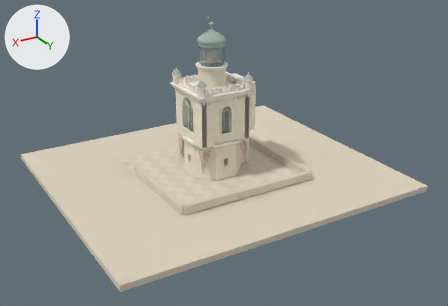
One commit to the glTF model docs/assets/models/lighthouse-ours.glb: the scene before it, then after it.
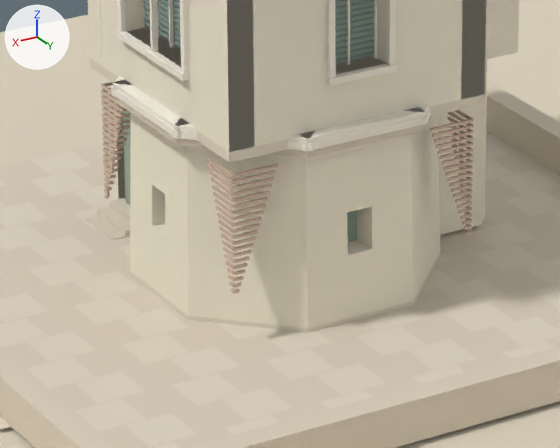
Each version appears first whole from a 50 mm camera at (30.8, 53.7, 28.4) aimed at (0.1, 2.6, 2.8), and next in a close-up on the part from 36% to 59% of the width and 39% to 66% of the height. Lighting does not change. The marker at upper left points along +X, +Y and +Z. The older version's two pictures come first. Where no turn or scale is listed for an object, it has been applied to the vertices. Vertices at exactly the same position are counted once.
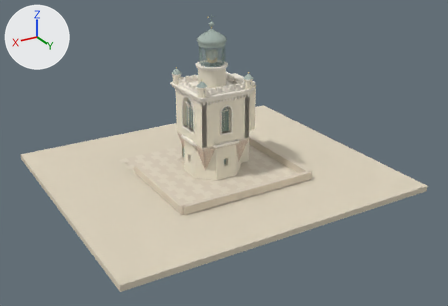
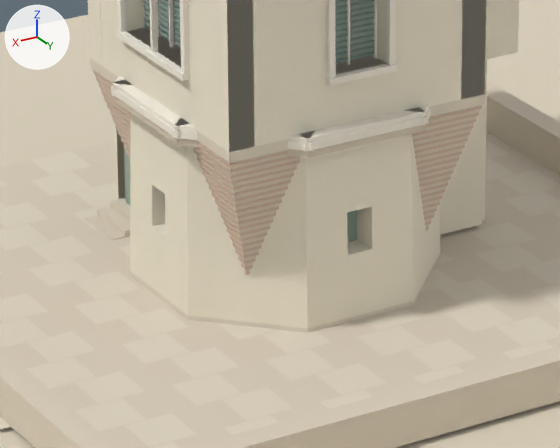
Where the change shows, as pixel boxes [x1, y1, x2, y2] in the close-ups (560 x 448 px; the box of a moved part takes in the faces that stretch with it):
```json
{"part": 1, "of": "me_mesh_0", "change": "moved or reshaped", "before": [464, 226, 472, 230], "after": [425, 221, 431, 225]}
{"part": 2, "of": "me_mesh_0", "change": "moved or reshaped", "before": [462, 220, 472, 225], "after": [424, 215, 434, 220]}
{"part": 3, "of": "me_mesh_0", "change": "moved or reshaped", "before": [460, 214, 472, 219], "after": [423, 209, 437, 214]}
{"part": 4, "of": "me_mesh_0", "change": "moved or reshaped", "before": [457, 202, 472, 208], "after": [423, 202, 439, 209]}
{"part": 5, "of": "me_mesh_0", "change": "moved or reshaped", "before": [455, 196, 472, 203], "after": [422, 196, 442, 203]}
{"part": 6, "of": "me_mesh_0", "change": "moved or reshaped", "before": [451, 184, 472, 192], "after": [421, 190, 445, 198]}
{"part": 7, "of": "me_mesh_0", "change": "moved or reshaped", "before": [449, 179, 472, 187], "after": [420, 183, 448, 192]}
{"part": 8, "of": "me_mesh_0", "change": "moved or reshaped", "before": [447, 172, 472, 181], "after": [419, 177, 450, 187]}
{"part": 9, "of": "me_mesh_0", "change": "moved or reshaped", "before": [441, 155, 473, 165], "after": [419, 171, 453, 181]}
{"part": 10, "of": "me_mesh_0", "change": "moved or reshaped", "before": [440, 149, 473, 159], "after": [418, 164, 456, 176]}
{"part": 11, "of": "me_mesh_0", "change": "moved or reshaped", "before": [454, 110, 474, 120], "on screen": "not visible afterwards"}
{"part": 12, "of": "me_mesh_0", "change": "moved or reshaped", "before": [430, 119, 473, 132], "after": [417, 158, 459, 170]}
{"part": 13, "of": "me_mesh_0", "change": "added", "after": [416, 152, 462, 165]}
{"part": 14, "of": "me_mesh_0", "change": "added", "after": [415, 145, 465, 159]}
{"part": 15, "of": "me_mesh_0", "change": "added", "after": [414, 132, 470, 148]}
{"part": 16, "of": "me_mesh_0", "change": "deleted", "before": [101, 102, 473, 293]}
{"part": 17, "of": "me_mesh_0", "change": "built on", "before": [101, 84, 473, 202], "after": [90, 58, 485, 275]}
```

The change, as JSON lines over the scene's bpy script:
```json
{"block": "me_mesh_0", "where": "# used by ob_mesh_0; location = (-17.0, 15.0, -0.68)"}
{"op": "remove", "block": "me_mesh_0", "code": "me_mesh_0.from_pydata(...)  # 54328 vertices, 104419 faces; spans x 0.0..34.0, y -30.0..0.0, z 0.0..17.5"}
{"op": "add", "block": "me_mesh_0", "code": "me_mesh_0.from_pydata(...)  # 54026 vertices, 103963 faces; spans x 0.0..34.0, y -30.0..0.0, z 0.0..17.5"}
{"block": "me_mesh_0", "change": "me_mesh_0 part 1: the loose piece of 8 vertices spanning x 14.4..14.5, y -12.4..-12.3, z 1.9..2.0 is moved by (0.6, -0.6, 0.0)"}
{"block": "me_mesh_0", "change": "me_mesh_0 part 2: the loose piece of 8 vertices spanning x 14.4..14.5, y -12.4..-12.3, z 2.0..2.1 is moved by (0.6, -0.5, 0.0)"}
{"block": "me_mesh_0", "change": "me_mesh_0 part 3: the loose piece of 8 vertices spanning x 14.4..14.6, y -12.4..-12.3, z 2.1..2.2 is moved by (0.5, -0.5, 0.0)"}
{"block": "me_mesh_0", "change": "me_mesh_0 part 4: the loose piece of 8 vertices spanning x 14.4..14.7, y -12.4..-12.3, z 2.4..2.5 is moved by (0.5, -0.5, -0.1)"}
{"block": "me_mesh_0", "change": "me_mesh_0 part 5: the loose piece of 8 vertices spanning x 14.4..14.7, y -12.4..-12.3, z 2.5..2.6 is moved by (0.5, -0.4, 0.0)"}
{"block": "me_mesh_0", "change": "me_mesh_0 part 6: the loose piece of 8 vertices spanning x 14.4..14.8, y -12.4..-12.3, z 2.8 is moved by (0.4, -0.4, -0.2)"}
{"block": "me_mesh_0", "change": "me_mesh_0 part 7: the loose piece of 8 vertices spanning x 14.4..14.9, y -12.4..-12.3, z 2.9..3.0 is moved by (0.4, -0.3, -0.1)"}
{"block": "me_mesh_0", "change": "me_mesh_0 part 8: the loose piece of 8 vertices spanning x 14.4..14.9, y -12.4..-12.3, z 3.0..3.1 is moved by (0.4, -0.3, -0.1)"}
{"block": "me_mesh_0", "change": "me_mesh_0 part 9: the loose piece of 8 vertices spanning x 14.4..15.0, y -12.4..-12.3, z 3.4..3.5 is moved by (0.3, -0.3, -0.4)"}
{"block": "me_mesh_0", "change": "me_mesh_0 part 10: the loose piece of 8 vertices spanning x 14.4..15.1, y -12.4..-12.3, z 3.5..3.6 is moved by (0.3, -0.2, -0.3)"}
{"block": "me_mesh_0", "change": "me_mesh_0 part 11: the loose piece of 8 vertices spanning x 14.3..14.4, y -13.3..-12.4, z 4.1..4.2 is moved by (0.2, -0.2, -0.8)"}
{"block": "me_mesh_0", "change": "me_mesh_0 part 12: the loose piece of 8 vertices spanning x 14.4..15.3, y -12.4..-12.3, z 4.1..4.2 is moved by (0.2, -0.2, -0.8)"}
{"block": "me_mesh_0", "change": "me_mesh_0 part 13: a new loose piece, a box spanning x 14.502..15.561, y -12.514..-12.485, z 3.455..3.505, in mat_material_4 (beige #d6bca7)"}
{"block": "me_mesh_0", "change": "me_mesh_0 part 14: a new loose piece, a box spanning x 14.463..15.604, y -12.475..-12.448, z 3.594..3.644, in mat_material_4 (beige #d6bca7)"}
{"block": "me_mesh_0", "change": "me_mesh_0 part 15: a new loose piece, a box spanning x 14.386..15.692, y -12.398..-12.371, z 3.875..3.924, in mat_material_4 (beige #d6bca7)"}
{"block": "me_mesh_0", "change": "me_mesh_0 part 16: 109 loose pieces with 872 vertices, spanning x 14.3..19.7, y -17.7..-12.3, z 1.8..4.2, are deleted"}
{"block": "me_mesh_0", "change": "me_mesh_0 part 17: 48 vertices moved within x 14.3..19.7, y -17.7..-12.3, z 3.5..4.1; 140 vertices removed from x 14.3..19.7, y -17.7..-12.3, z 3.4..4.2; 662 vertices added at x 14.2..19.8, y -17.8..-12.2, z 1.7..4.5"}
{"block": "me_mesh_0", "change": "other edits to the shape of me_mesh_0 do not show in these pictures"}
```
